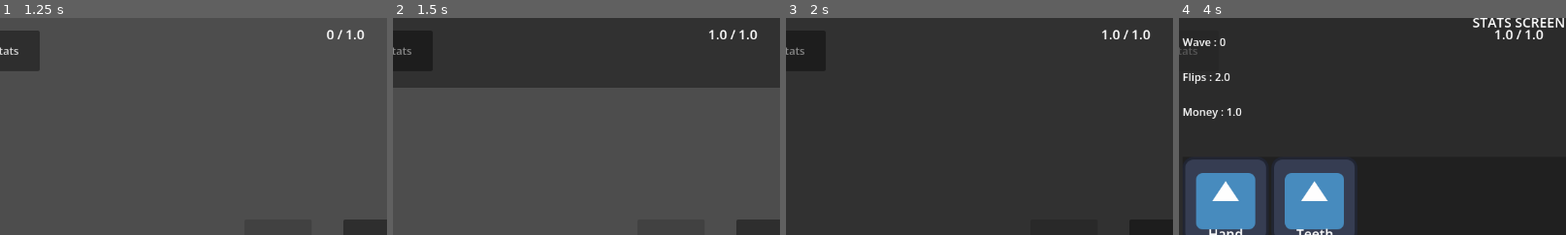
Above: before the commit, frames 1-4 (left to right).
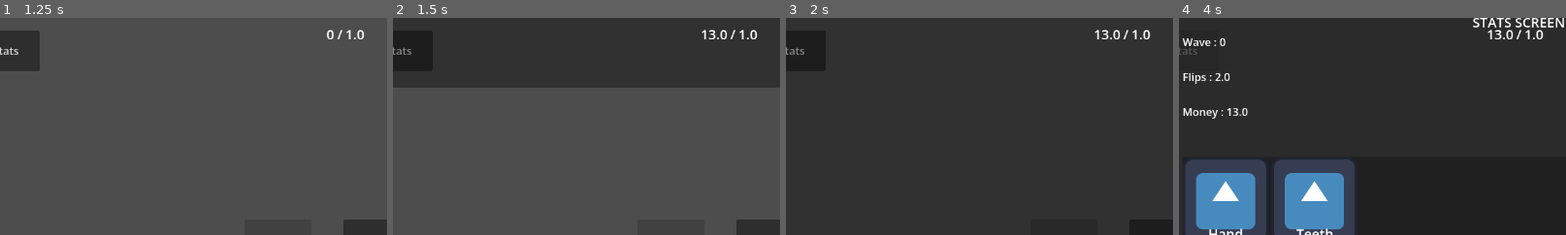
Above: after the commit, the same moments.

Repository: iceknith/Organ-Gambler-Full
Game: Godot game, scene res://src/game_scenes/main/main.tscn
The game is run twice, just before and just after one commit, with the same random seed, the same clock (stepped at 60 frames per second) and the same inputs. The engine's default icon, where the game draws it, is replaced by a stand-in: a white triangle on a blue panel in a dark square.
Inputs:
- Up to frame 1 (1.25 s): click "Play Round" at 0.5 s
- Up to frame 2 (1.5 s): click "Play Round" at 1.25 s
- Up to frame 3 (2 s): no input
- Up to frame 4 (4 s): click "Skip Rounds" at 2 s; click "Skip Rounds" at 2.75 s; click "Stats" at 3.5 s
The pictures show only the part of the screen within x 6-56%, y 0-50%; the shares and areas given below are measured in that part.

Frame 1 is identical in both runs. In frame 2, 0.1% of the frame differs, in the area x 79-87%, y 5-10%; in frame 3, 0.1%; in frame 4, 0.2%, in the area x 14-87%, y 5-46%.

Commit message:
shop reroll attribute implementation

Diff:
--- a/src/game_scenes/shop/shop.gd
+++ b/src/game_scenes/shop/shop.gd
@@ -2,11 +2,13 @@
 
 @export var cost_multiplier:float = 1
 @export var flat_cost_increase:float = 0
-@export var reroll_left:int = 3
+var reroll_left:int
+var reroll_used:int
+var player_reroll:float
 
 #total sur toute la partie
-var items_bought:int = 0
-var reroll:int = 0
+var total_items_bought:int = 0
+var total_reroll:int = 0
 
 @export var organs_inventory_size:int = 6
 var organs_inventory:Array[ShopItemOrgan]
@@ -17,12 +19,16 @@
 @onready var shop_organ_scene:PackedScene = preload("res://src/game_scenes/shop/shop_items/shopItemOrgan.tscn")
 @onready var shop_coin_scene:PackedScene = preload("res://src/game_scenes/shop/shop_items/ShopItemCoin.tscn")
 
-func _ready():
+func _ready() -> void:
 	connect_signals()
 
 	load_shop()
 	$ItemContainer/RerollButton.pressed.connect(reroll_shop)
 	restock()
+
+	player_reroll = Player.get_attribute(Player.Attributes.SHOP_REROLL)
+	reroll_left = player_reroll
+	reroll_used = 0
 
 func connect_signals() -> void:
 	# Connect button signals
@@ -30,21 +36,23 @@
 	$Stats.pressed.connect(Main.main.switch_to_scene.bind("stats"))
 
 func load_shop() -> void:
-	var shop_instance:Control
+	var shop_instance:ShopItem
 
 	for index in range(organs_inventory_size):
 		shop_instance = shop_organ_scene.instantiate()
 		$ItemContainer/OrganContainer.add_child(shop_instance)
 		shop_instance.show()
 		organs_inventory.append(shop_instance)
+		shop_instance.item_bought.connect(_on_item_bought)
 
 	for index in range(coins_inventory_size):
 		shop_instance = shop_coin_scene.instantiate()
 		$ItemContainer/CoinContainer.add_child(shop_instance)
 		shop_instance.show()
 		coins_inventory.append(shop_instance)
+		shop_instance.item_bought.connect(_on_item_bought)
 
-func restock():
+func restock() -> void:
 	restock_all_organs()
 	restock_all_coins()
 
@@ -89,7 +97,7 @@
 func calculate_cost_organ(organ:Organ) -> float:
 	var base:float = organ.base_cost
 	var wave:int = GameData.wave
-	var bought:int = items_bought
+	var bought:int = total_items_bought
 	var cost:float = base + (2 + base * bought) * max(0, wave - 3)
 	cost = (cost + flat_cost_increase) * cost_multiplier
 	return cost
@@ -97,13 +105,28 @@
 func calculate_cost_coin(coin:Coin) -> float:
 	var base:float = coin.base_cost
 	var wave:int = GameData.wave
-	var bought:int = items_bought
+	var bought:int = total_items_bought
 	var cost:float = base + (2 + base * bought) * max(0, wave - 3)
 	cost = (cost + flat_cost_increase) * cost_multiplier
 	return cost
 
-func reroll_shop():
+func reroll_shop() -> void:
 	if reroll_left > 0:
 		reroll_left -= 1
-		reroll += 1
+		total_reroll += 1
+		reroll_used += 1
 		restock()
+
+func update_reroll() -> void:
+	player_reroll = Player.get_attribute(Player.Attributes.SHOP_REROLL)
+	reroll_left = player_reroll - reroll_used
+	print(reroll_left)
+
+
+func _on_item_bought() -> void:
+	update_reroll.call_deferred()
+	pass
+
+#reroll update
+#add reroll_used and recalculate reroll_left = player_reroll - reroll_used
+#_on_bought
--- a/src/game_scenes/shop/shop.tscn
+++ b/src/game_scenes/shop/shop.tscn
@@ -10,7 +10,6 @@
 grow_horizontal = 2
 grow_vertical = 2
 script = ExtResource("1_0npe2")
-reroll_left = 5
 organs_inventory_size = 10
 coins_inventory_size = 4
 
--- a/src/game_scenes/shop/shop_items/shopItemOrgan.tscn
+++ b/src/game_scenes/shop/shop_items/shopItemOrgan.tscn
@@ -7,3 +7,4 @@
 scale = Vector2(1.0038216, 1)
 size_flags_vertical = 3
 script = ExtResource("2_jy0rg")
+cost = null
--- a/src/game_scenes/shop/shop_items/shop_item.gd
+++ b/src/game_scenes/shop/shop_items/shop_item.gd
@@ -1,4 +1,7 @@
 @abstract class_name ShopItem extends Control
+
+#signals
+signal item_bought
 
 #texte du boutton
 var text:String = "Default"
@@ -31,3 +34,4 @@
 
 func bought():
 	cost = 0
+	item_bought.emit()
--- a/src/game_scenes/shop/shop_items/shop_item_organ.gd
+++ b/src/game_scenes/shop/shop_items/shop_item_organ.gd
@@ -37,4 +37,3 @@
 	set("organ",null)
 	#bloque le slot du shop
 	$Button.disabled = true
-	pass
--- a/src/objects/organs/list/hand_debug.tres
+++ b/src/objects/organs/list/hand_debug.tres
@@ -15,5 +15,5 @@
 modifiers = Array[ExtResource("1_u73xc")]([SubResource("Resource_qahh2")])
 name = "HandDebug"
 description = "Lorem Ipsum"
-weight = 2.0
+weight = 0.5
 metadata/_custom_type_script = "uid://bj73u7n2cj046"
--- a/src/objects/organs/list/small_intestine.tres
+++ b/src/objects/organs/list/small_intestine.tres
@@ -5,6 +5,8 @@
 
 [sub_resource type="Resource" id="Resource_gmjef"]
 script = ExtResource("1_gmjef")
+type = 5
+value = 1.0
 metadata/_custom_type_script = "uid://r4s7qms4ni1i"
 
 [resource]
--- a/src/player/player.tscn
+++ b/src/player/player.tscn
@@ -4,10 +4,12 @@
 
 [node name="Player" type="Node" unique_id=312107765]
 script = ExtResource("1_4anbu")
+money = 12.0
 baseStats = Dictionary[int, float]({
 0: 0.0,
 1: 2.0,
-4: 1.0
+4: 1.0,
+5: 0.0
 })
 defaultOrgans = Array[String](["Hand", "Teeth"])
 defaultCoins = Array[String](["SimpleCoin", "LuckyCoin", "SilverCoin"])
